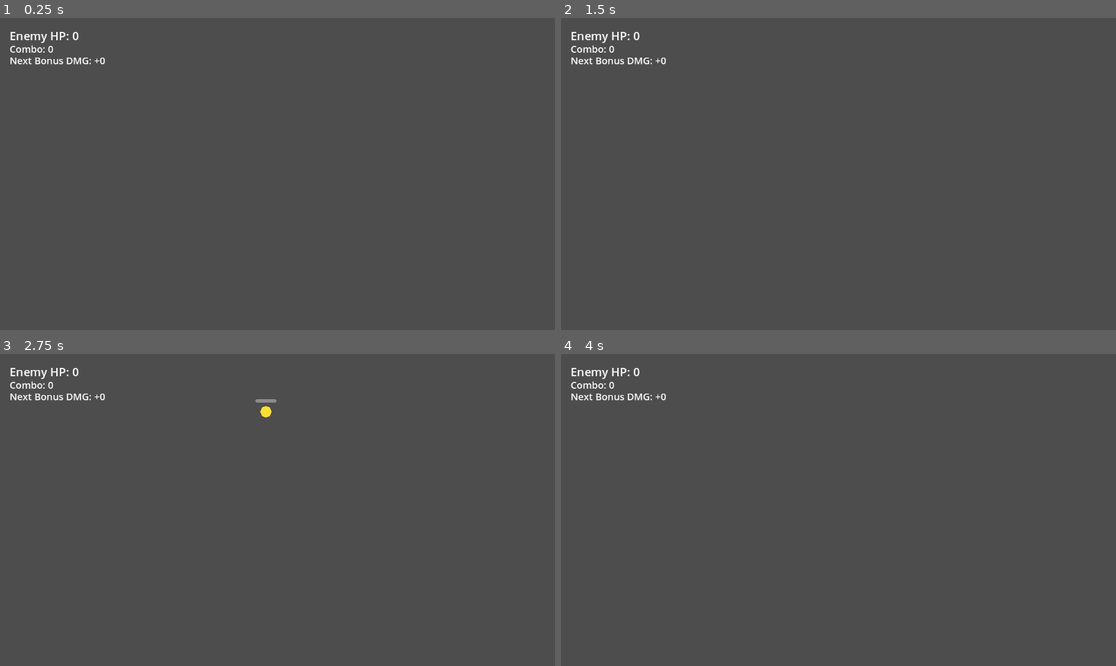
Above: before the commit, frames 1-4 (two rows, left to right).
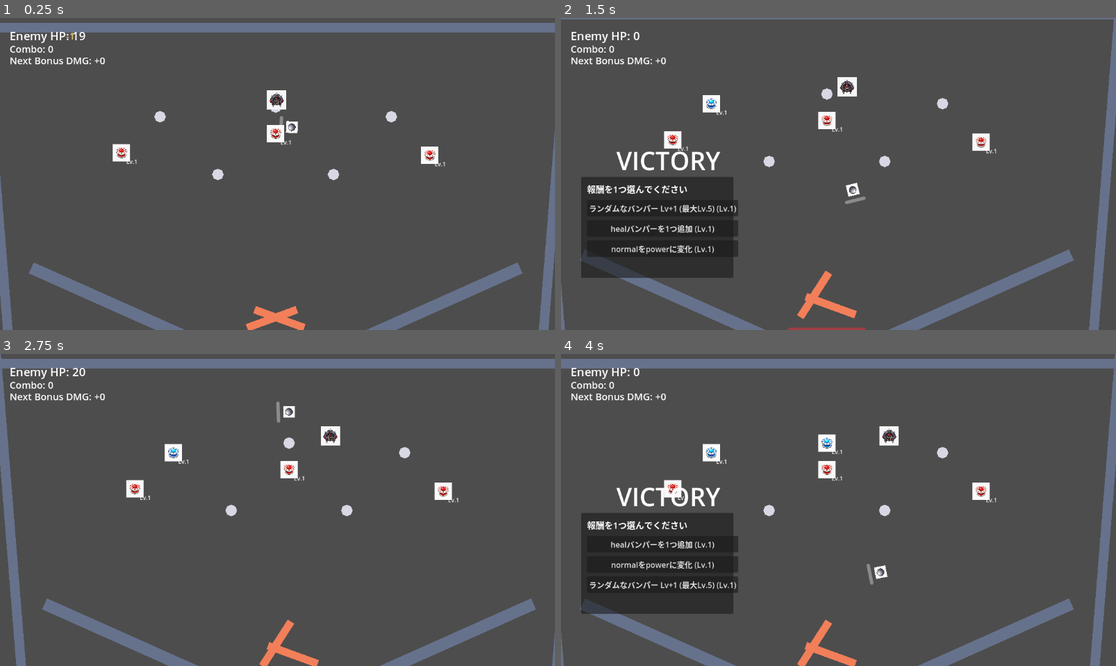
Above: after the commit, the same moments.

Repository: hamayu691-hamy/codex_godot
Game: Godot game, scene res://scenes/PinballBattleScene.tscn
Same seed, same stepped clock (60 frames per second), same inputs: the game is played once before the commit and once after it. The project has no main scene, so this scene is started directly.
Inputs (mouse positions are in pixels of both pictures, inside the frame that each line leads up to):
- Up to frame 1 (0.25 s): no input
- Up to frame 2 (1.5 s): move the mouse to (960, 158) at 0.52 s; hold Right 0.53-1.28 s; tap K at 0.6 s; click (960, 158) at 0.67 s; move the mouse to (727, 189) at 1.27 s; hold Left from 1.28 s (still down); tap B at 1.35 s
- Up to frame 3 (2.75 s): move the mouse to (333, 441) at 2.02 s; release Left at 2.03 s; hold Right from 2.03 s (still down); hold R from 2.03 s (still down)
- Up to frame 4 (4 s): move the mouse to (810, 572) at 2.77 s; release R at 2.78 s; tap K at 2.85 s; click (810, 572) at 2.92 s; move the mouse to (1005, 556) at 3.52 s; release Right at 3.53 s; hold Left from 3.53 s (still down); tap B at 3.6 s

The runs differ from the first frame. In frame 1, 8.2% of the frame differs, in the area x 0-100%, y 1-100%; in frame 2, 15%; in frame 3, 8.7%; in frame 4, 17%, in the area x 0-100%, y 0-100%.
Error before the commit: Trying to assign an array of type "Array" to a variable of type "Array[Dictionary]". (res://scripts/gameplay/pinball_battle_scene.gd:163)

Commit message:
Fix typed array assignment when loading stage config

Diff:
--- a/scripts/gameplay/pinball_battle_scene.gd
+++ b/scripts/gameplay/pinball_battle_scene.gd
@@ -160,12 +160,20 @@
 
 func _load_stage_config(stage_id: String) -> void:
 	var stage_data: Dictionary = StageConfig.get_stage_data(stage_id)
-	wall_configs = stage_data.get("wall_configs", [])
-	bumper_configs = stage_data.get("bumper_configs", [])
-	pin_configs = stage_data.get("pin_configs", [])
-	flipper_configs = stage_data.get("flipper_configs", [])
-	enemy_configs = stage_data.get("enemy_configs", [])
+	wall_configs = _to_dictionary_array(stage_data.get("wall_configs", []))
+	bumper_configs = _to_dictionary_array(stage_data.get("bumper_configs", []))
+	pin_configs = _to_dictionary_array(stage_data.get("pin_configs", []))
+	flipper_configs = _to_dictionary_array(stage_data.get("flipper_configs", []))
+	enemy_configs = _to_dictionary_array(stage_data.get("enemy_configs", []))
 	ball_config = stage_data.get("ball_config", {})
+
+func _to_dictionary_array(value: Variant) -> Array[Dictionary]:
+	var result: Array[Dictionary] = []
+	if value is Array:
+		for entry: Variant in value:
+			if entry is Dictionary:
+				result.append(entry)
+	return result
 
 func _setup_ball_visual() -> void:
 	var ball_visual: Node = ball.get_node_or_null("BallVisual")
